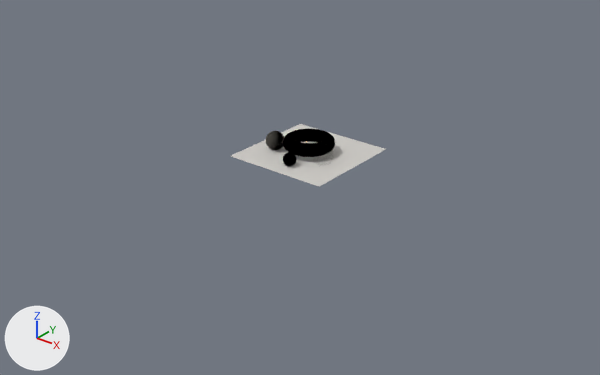
Renders of the OBJ model scenes/showcase.obj from each side of a commit.
One viewpoint serves both versions: a camera (50 mm lens) standing at (3885.0, -4974.0, 2735.0) and looking at (44.0, -173.0, -241.0). Every picture has the same lights, and +X, +Y and +Z are marked at lower left. The first picture is the older version. Where no turn or scale is listed for an object, it has been applied to the vertices. Vertices at exactly the same position are counted once.

The older version as bpy lines, for what is in view:
```python
mat_floor = principled_material('floor')
mat_floor.base_color = (0.62, 0.6, 0.57)  # light grey #cecbc7
mat_floor.roughness = 1.0
me_showcase = bpy.data.meshes.new('showcase')
me_showcase.from_pydata(...)  # 4082 vertices, 8146 faces; spans x -460.0..460.0, y -460.0..460.0, z 0.0..180.0
# faces by material slot: [2, 3584, 1520, 1520, 1520]
me_showcase.materials.append(mat_floor)  # light grey #cecbc7
me_showcase.materials.append(mat_copper)  # brown #a06f55
me_showcase.materials.append(mat_ivory)  # white #eae5d7
me_showcase.materials.append(mat_crystal)  # white #fefefe
me_showcase.materials.append(mat_steel)  # grey #898b90
ob_showcase = bpy.data.objects.new('showcase', me_showcase)
ob_showcase.location = (0.0, 0.0, 0.0)
```
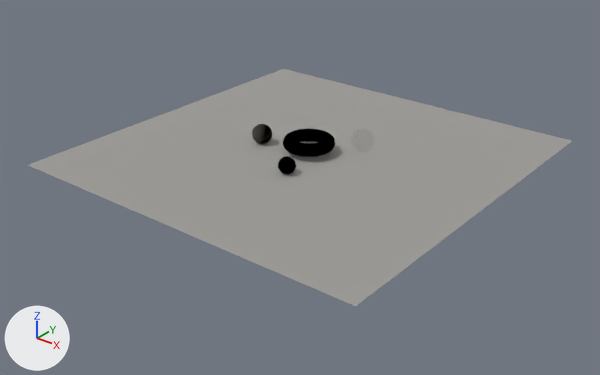
Boxes (x1, y1, x2, y2) around the edits, measured in the pictures (600 x 375 px; the box of a moved part takes in the faces that stretch with it):
'showcase', recoloured, reshaped
    before: (231, 124, 386, 187)
    after: (28, 69, 572, 306)
part 1 of me_showcase, moved or reshaped
    before: (266, 131, 284, 150)
    after: (252, 124, 272, 144)
part 2 of me_showcase, moved or reshaped
    before: (311, 143, 334, 166)
    after: (351, 129, 375, 152)
part 3 of me_showcase, moved or reshaped
    before: (283, 152, 297, 166)
    after: (278, 156, 296, 174)
part 4 of me_showcase, moved or reshaped
    before: (231, 124, 386, 187)
    after: (28, 69, 572, 306)

The change in detail:
Material 'floor' (mat_floor) changes colour from light grey #cecbc7 to grey #9e9b97; in linear values from (0.62, 0.6, 0.57) to (0.34, 0.33, 0.31).
me_showcase is used by ob_showcase; location (0.0, 0.0, 0.0).
me_showcase had 4082 vertices, 8146 faces and spanned x -460.0..460.0, y -460.0..460.0, z 0.0..180.0.
me_showcase now has 4082 vertices, 8146 faces and spans x -1600.0..1600.0, y -1600.0..1600.0, z 0.0..190.0.
me_showcase part 1: the loose piece of 762 vertices spanning x -340.0..-180.0, y -200.0..-40.0, z 0.0..160.0 is scaled about its middle by 1.06, then moved by (-170.0, 30.0, 5.0).
me_showcase part 2: the loose piece of 762 vertices spanning x 150.0..330.0, y -220.0..-40.0, z 0.0..180.0 is scaled about its middle by 1.06, then moved by (90.0, 430.0, 5.0).
me_showcase part 3: the loose piece of 762 vertices spanning x -15.0..95.0, y -355.0..-245.0, z 0.0..110.0 is scaled about its middle by 1.27, then moved by (80.0, -130.0, 15.0).
Part 4, on me_showcase:
Vertex 0 of me_showcase moves from (-460.0, 460.0, 0.0) at pixel (300, 123) to (-1600.0, 1600.0, 0.0) at pixel (283, 68).
Vertex 1 of me_showcase moves from (460.0, 460.0, 0.0) at pixel (386, 149) to (1600.0, 1600.0, 0.0) at pixel (572, 140).
Vertex 2 of me_showcase moves from (460.0, -460.0, 0.0) at pixel (319, 186) to (1600.0, -1600.0, 0.0) at pixel (355, 306).
Vertex 3 of me_showcase moves from (-460.0, -460.0, 0.0) at pixel (229, 156) to (-1600.0, -1600.0, 0.0) at pixel (27, 165).
